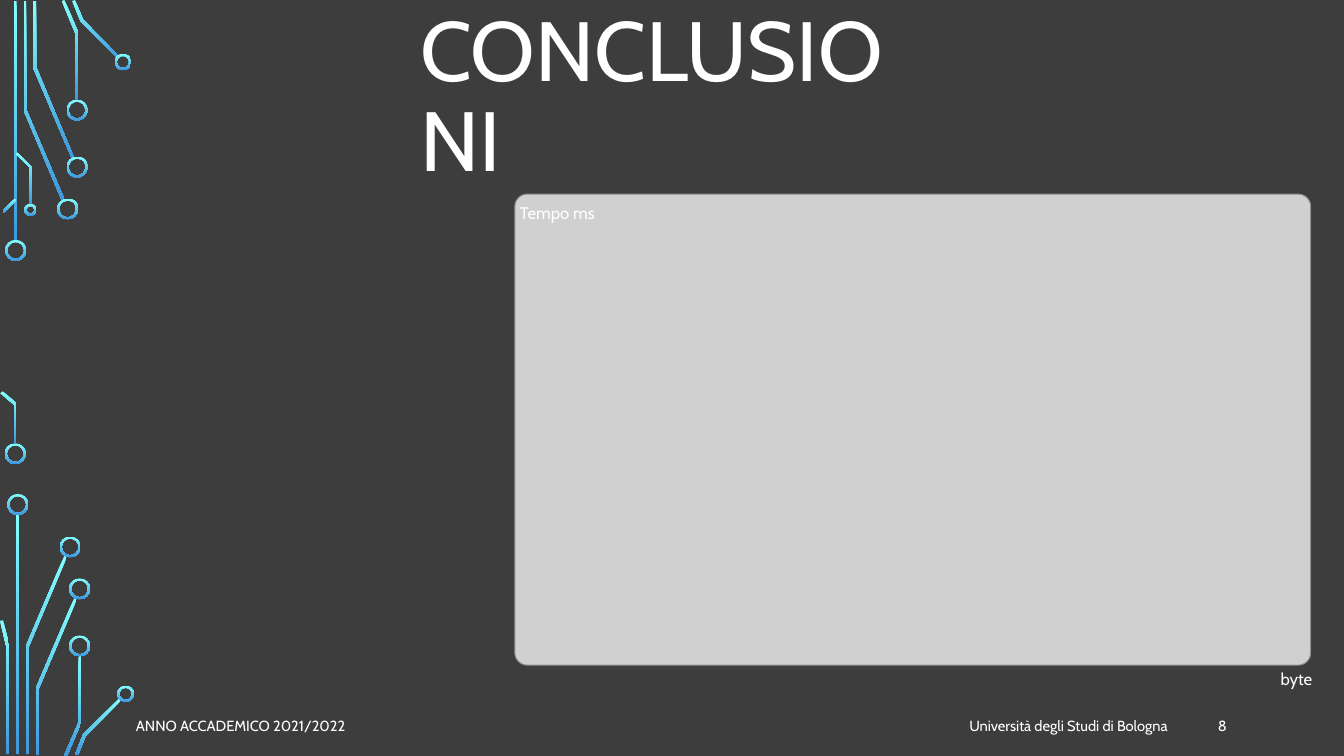
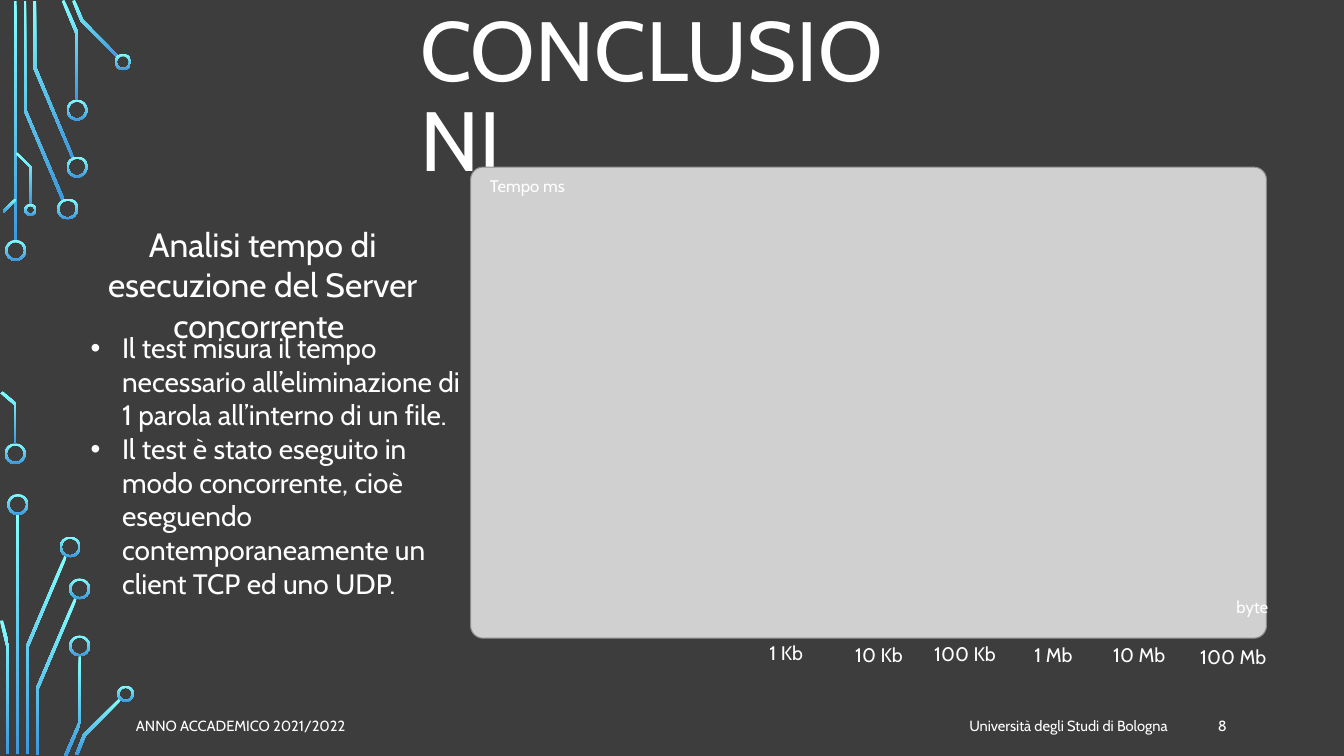
Before and after one commit to FlippaFloppa/Reti-di-Calcolatori-gruppo-Lore, a slide deck: slide 8 of Esercitazione_4/esercitazione4.pptx. Drawn at 1344x756 pixels with LibreOffice and Linux fonts; fonts in the diff are those of the drawing; grey boxes stand for pictures; background and template pictures are left out. Boxes give left, top, right and bottom in pixels: in the first picture for what was removed or moved away, otherwise in the second. Text is boxed around its words. In the diff, an @@ line names an element or a change of style, - is before the commit and + after.

```diff
--- a/Esercitazione_4/esercitazione4.pptx
+++ b/Esercitazione_4/esercitazione4.pptx
@@ picture moved from (x1=515, y1=195, x2=1312, y2=665) to (x1=471, y1=167, x2=1267, y2=638) @@
@@ text "Tempo ms" moved from (x1=520, y1=208, x2=595, y2=223) to (x1=490, y1=181, x2=565, y2=196) @@
@@ text added at (x1=108, y1=232, x2=417, y2=346), 24 pt, text #FFFFFF @@
+Analisi tempo di esecuzione del Server concorrente
@@ text added at (x1=122, y1=335, x2=459, y2=595), 20 pt, text #FFFFFF @@
+• Il test misura il tempo necessario all’eliminazione di 1 parola all’interno di un file.
+• Il test è stato eseguito in modo concorrente, cioè eseguendo contemporaneamente un client TCP ed uno UDP.
@@ text "byte" moved from (x1=1281, y1=672, x2=1313, y2=689) to (x1=1236, y1=599, x2=1268, y2=617) @@
@@ text added at (x1=769, y1=645, x2=803, y2=660), 14 pt, text #FFFFFF @@
+1 Kb
@@ text added at (x1=855, y1=647, x2=903, y2=663), 14 pt, text #FFFFFF @@
+10 Kb
@@ text added at (x1=934, y1=646, x2=996, y2=662), 14 pt, text #FFFFFF @@
+100 Kb
@@ text added at (x1=1034, y1=647, x2=1073, y2=662), 14 pt, text #FFFFFF @@
+1 Mb
@@ text added at (x1=1113, y1=647, x2=1166, y2=663), 14 pt, text #FFFFFF @@
+10 Mb
@@ text added at (x1=1200, y1=649, x2=1267, y2=665), 14 pt, text #FFFFFF @@
+100 Mb
```
Also in this commit, not shown: 3 other slides changed.
